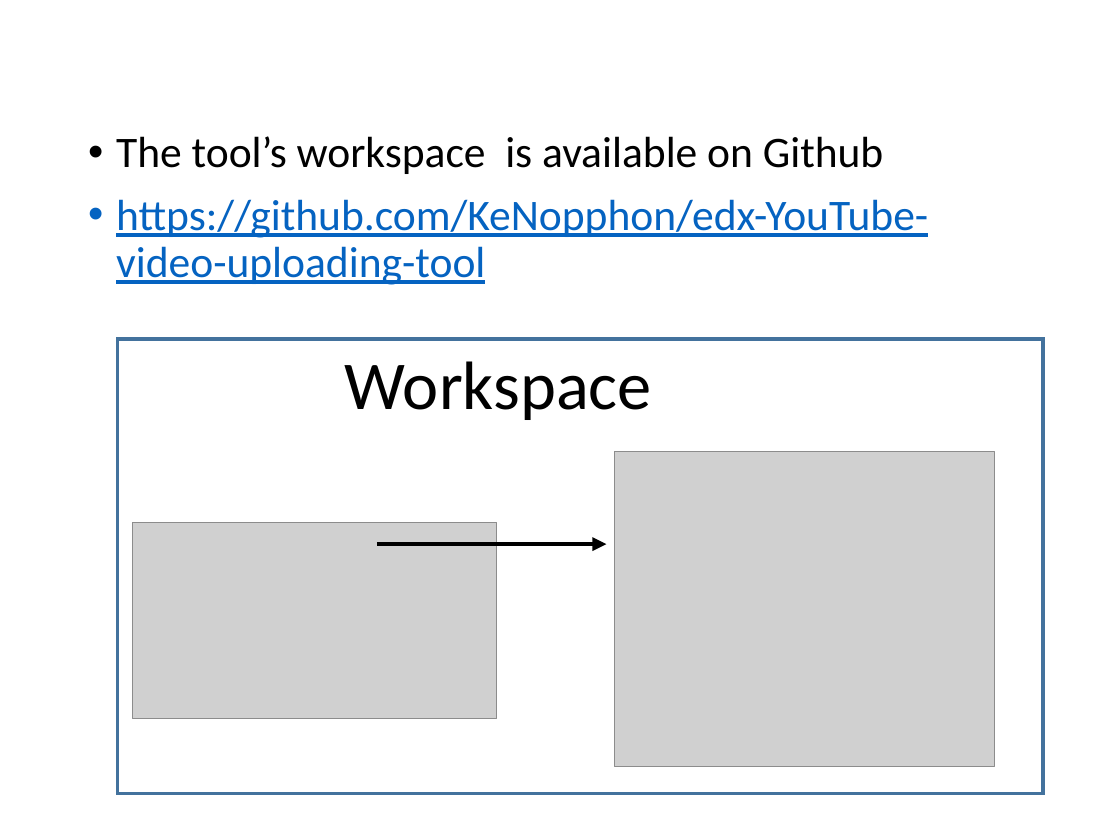
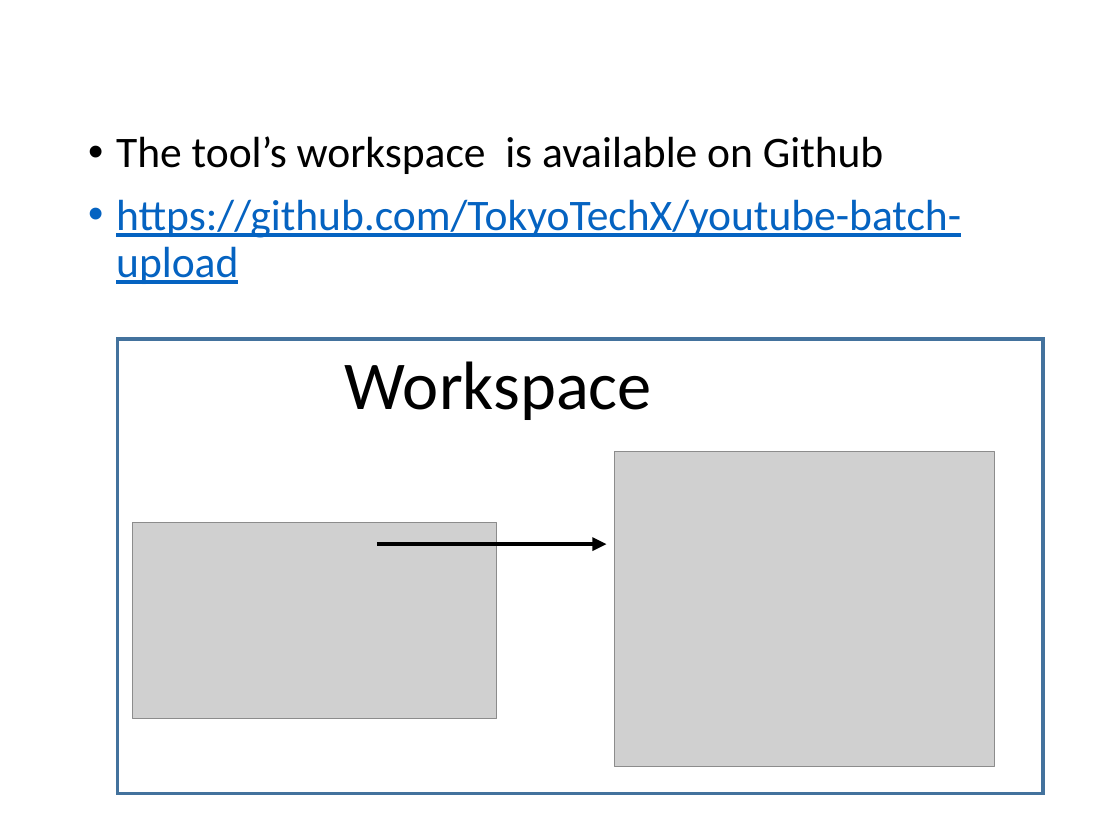
Before and after one commit to TokyoTechX-TAs/youtube-batch-upload, a slide deck: slide 5 of youtube_uploading_tool.pptx. Drawn at 1120x840 pixels with LibreOffice and Linux fonts; fonts in the diff are those of the drawing; grey boxes stand for pictures. Boxes give left, top, right and bottom in pixels: in the first picture for what was removed or moved away, otherwise in the second. Text is boxed around its words. In the diff, an @@ line names an element or a change of style, - is before the commit and + after.

```diff
--- a/youtube_uploading_tool.pptx
+++ b/youtube_uploading_tool.pptx
@@ text at (x1=116, y1=199, x2=961, y2=284): text changed @@
-• https://github.com/KeNopphon/edx-YouTube-video-uploading-tool
+• https://github.com/TokyoTechX/youtube-batch-upload
```
Also in this commit, not shown: 1 other file.
